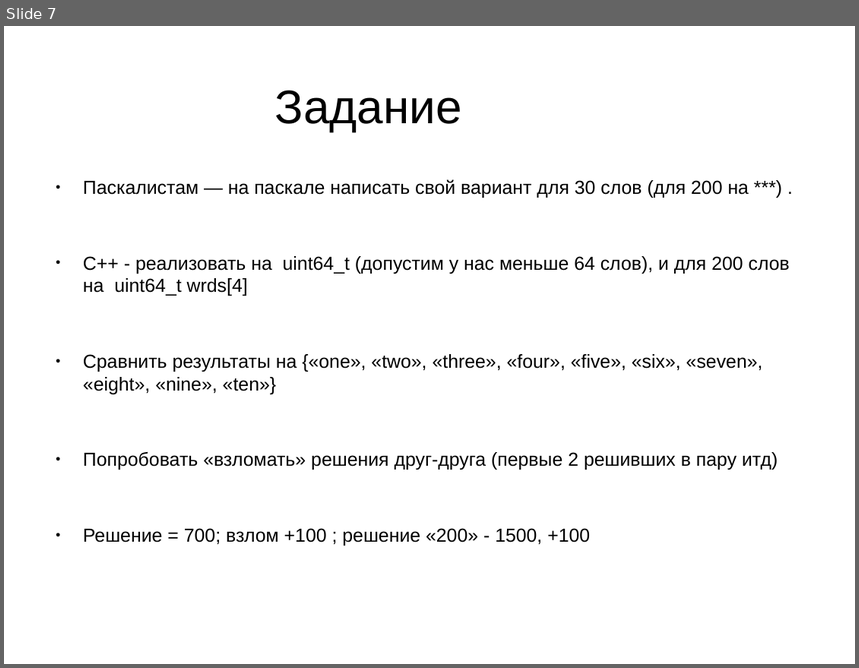
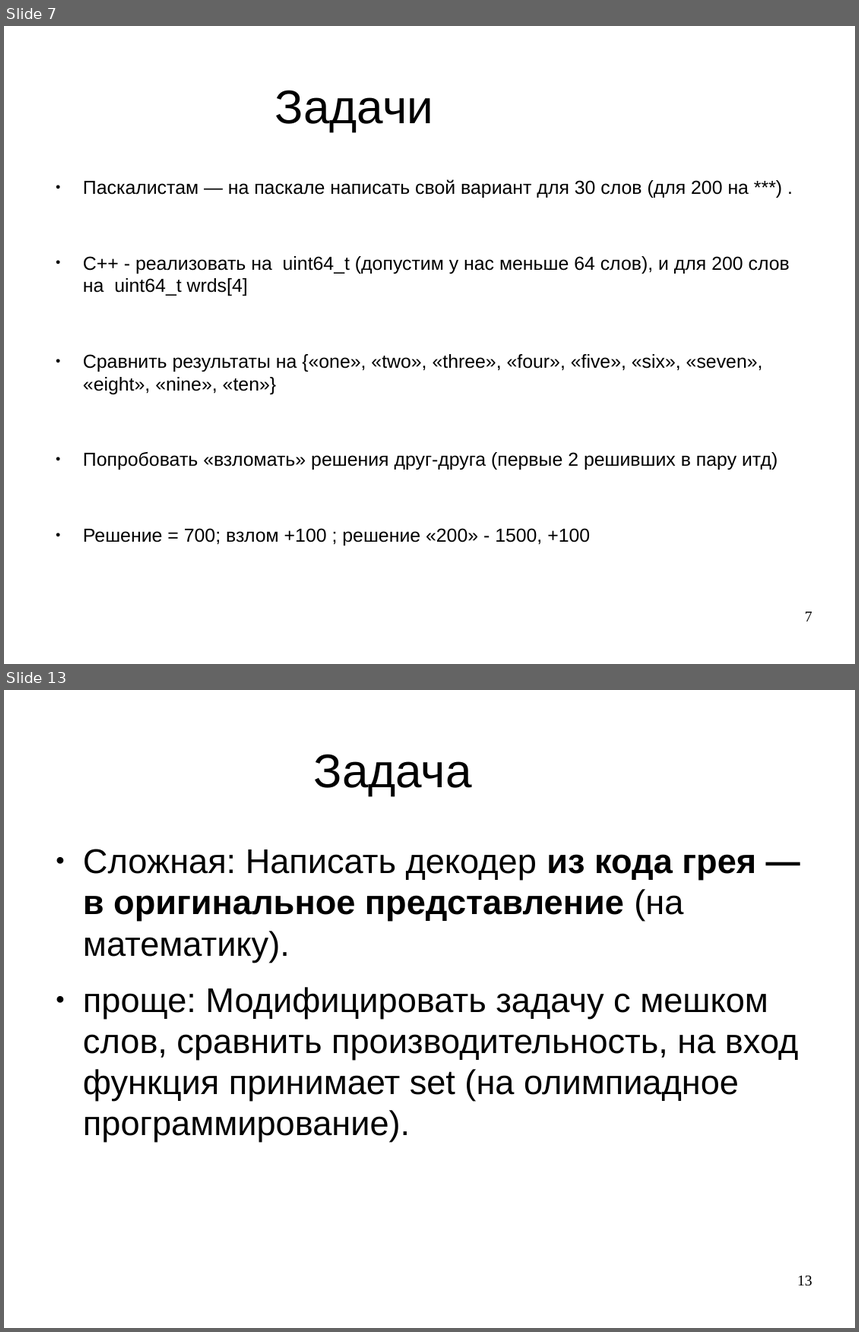
Before and after one commit to gritsulyak/School, a slide deck: 5/bagwords.odp. Shown one above the other, each under a label of ours: slide 7 before the commit, slides 7 and 13 after it; the slides between them are not shown. The pictures are 859x668 and 859x1332 pixels, drawn with LibreOffice and Linux fonts; fonts in the diff are those of the drawing. Boxes give left, top, right and bottom in pixels: in the first picture for what was removed or moved away, otherwise in the second. Text is boxed around its words. In the diff, an @@ line names an element or a change of style, - is before the commit and + after.

```diff
--- a/5/bagwords.odp
+++ b/5/bagwords.odp
@@ slide 13 added at [4,690,855,1328], background #FFFFFF @@
@@ title added at [314,754,472,796], 44 pt, text #000000 @@
+Задача
@@ text added at [83,849,799,1142], 32 pt, text #000000 @@
+● Сложная: Написать декодер из кода грея — в оригинальное представление (на математику).
+● проще: Модифицировать задачу с мешком слов, сравнить производительность, на вход функция принимает set (на олимпиадное программирование).
@@ page number added at [797,1276,813,1287], 14 pt, text #000000 @@
+13
@@ slide 7 changed as well @@
@@ title at [275,90,433,132]: text changed @@
-Задание
+Задачи
@@ page number added at [805,612,813,622], 14 pt, text #000000 @@
+7
```
Also in this commit, not shown: 6 other slides changed, 6 other slides added, 1 other file.
